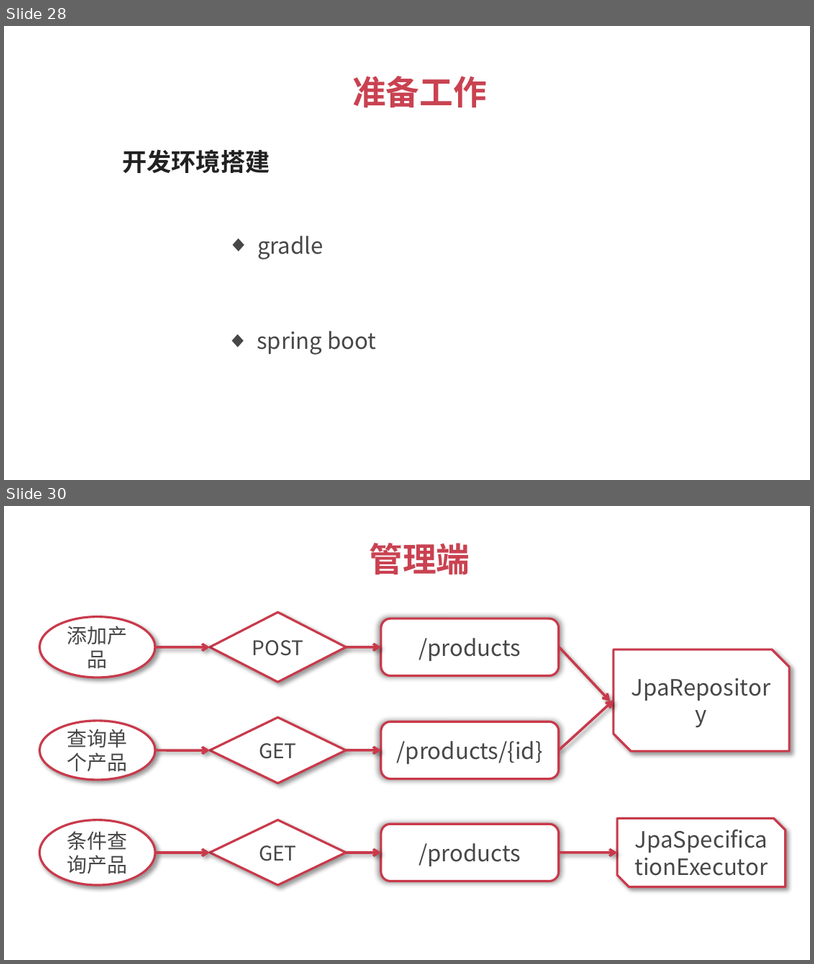
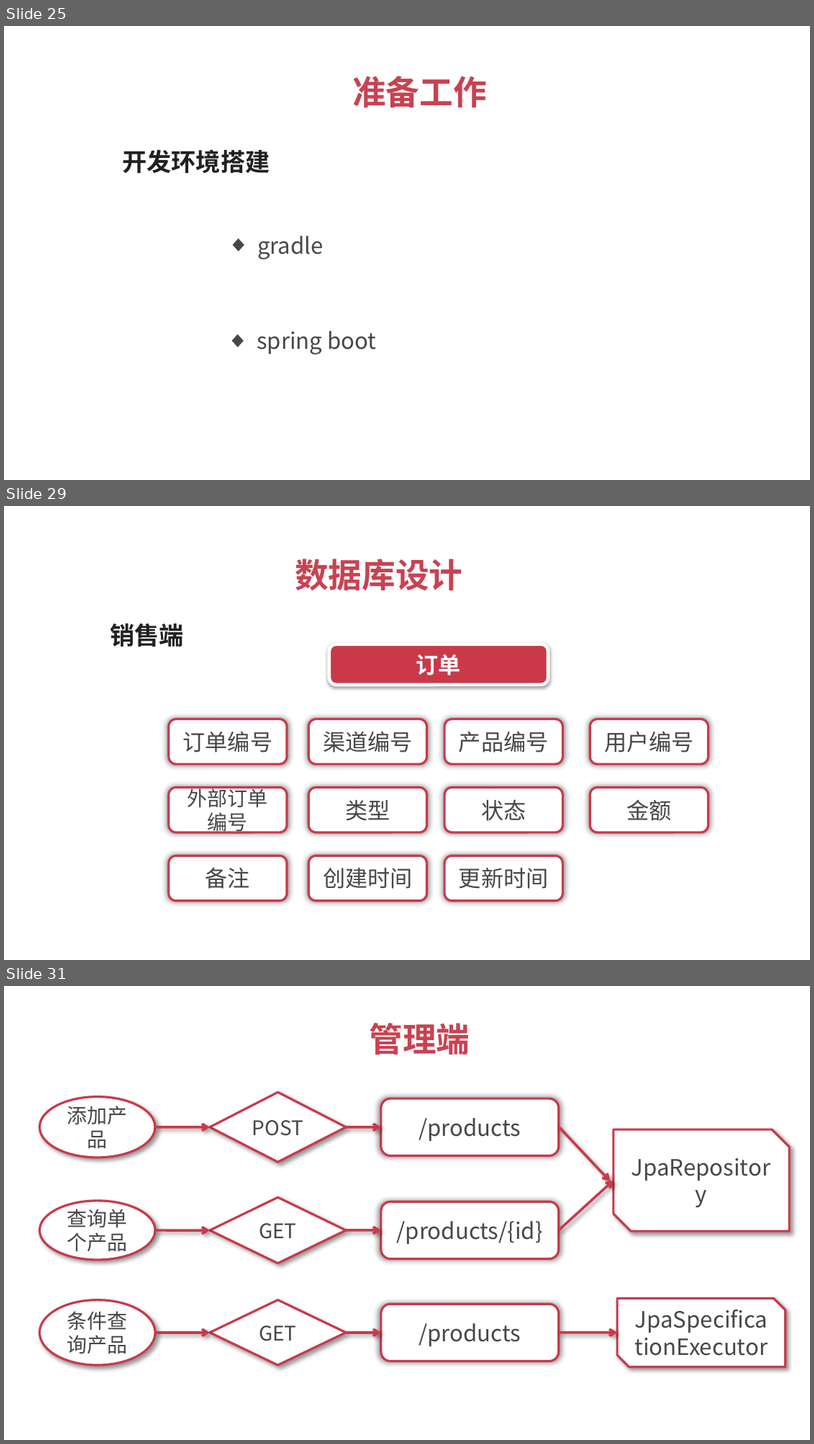
Before and after one commit to 1329555958/financial, a slide deck: 理财平台.pptx. Shown one above the other, each under a label of ours: slides 28 and 30 before the commit, slides 25, 29 and 31 after it; the slides between them are not shown. The pictures are 814x964 and 814x1444 pixels, drawn with LibreOffice and Linux fonts; fonts in the diff are those of the drawing. Boxes give left, top, right and bottom in pixels: in the first picture for what was removed or moved away, otherwise in the second. Text is boxed around its words. In the diff, an @@ line names an element or a change of style, - is before the commit and + after.

```diff
--- a/理财平台.pptx
+++ b/理财平台.pptx
@@ slide 29 added at [4,506,810,960], background #FFFFFF @@
@@ text added at [295,559,463,590], 30 pt, text #C94251, bold @@
+数据库设计
@@ text added at [111,623,185,646], 22 pt, text #212121, bold @@
+销售端
@@ rounded rectangle added at [329,644,548,685], fill #C9394A, outline #FFFFFF 3 pt, 20 pt, text #FFFFFF, bold @@
+订单
@@ rounded rectangle added at [168,719,287,764], fill #FFFFFF, outline #C9394A 2 pt, 20 pt, text #474747 @@
+订单编号
@@ rounded rectangle added at [309,719,427,764], fill #FFFFFF, outline #C9394A 2 pt, 20 pt, text #474747 @@
+渠道编号
@@ rounded rectangle added at [445,719,563,764], fill #FFFFFF, outline #C9394A 2 pt, 20 pt, text #474747 @@
+产品编号
@@ rounded rectangle added at [590,719,709,764], fill #FFFFFF, outline #C9394A 2 pt, 20 pt, text #474747 @@
+用户编号
@@ rounded rectangle added at [168,788,287,833], fill #FFFFFF, outline #C9394A 2 pt, 18 pt, text #474747 @@
+外部订单编号
@@ rounded rectangle added at [309,788,427,833], fill #FFFFFF, outline #C9394A 2 pt, 20 pt, text #474747 @@
+类型
@@ rounded rectangle added at [445,788,563,833], fill #FFFFFF, outline #C9394A 2 pt, 20 pt, text #474747 @@
+状态
@@ rounded rectangle added at [590,788,709,833], fill #FFFFFF, outline #C9394A 2 pt, 20 pt, text #474747 @@
+金额
@@ rounded rectangle added at [168,855,287,901], fill #FFFFFF, outline #C9394A 2 pt, 20 pt, text #474747 @@
+备注
@@ rounded rectangle added at [309,855,427,901], fill #FFFFFF, outline #C9394A 2 pt, 20 pt, text #474747 @@
+创建时间
@@ rounded rectangle added at [445,855,563,901], fill #FFFFFF, outline #C9394A 2 pt, 20 pt, text #474747 @@
+更新时间
@@ what was slide 28 is now slide 25 @@
@@ what was slide 30 is now slide 31 @@
```
Also in this commit, not shown: 3 slides changed, 1 other slide added, 1 slide removed.
